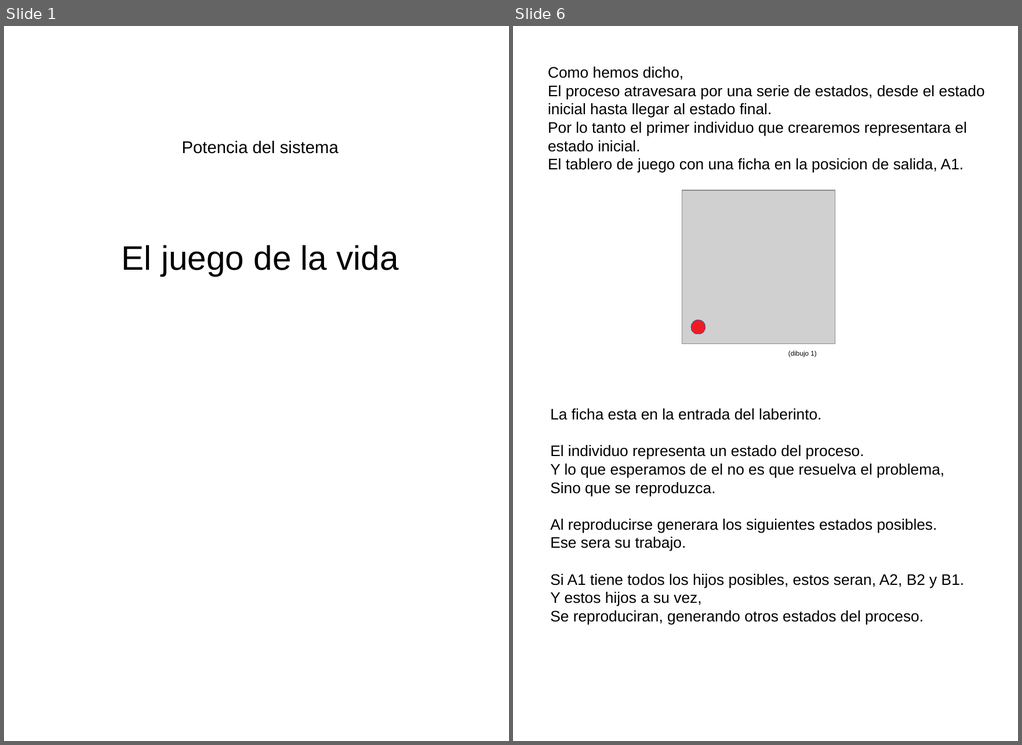
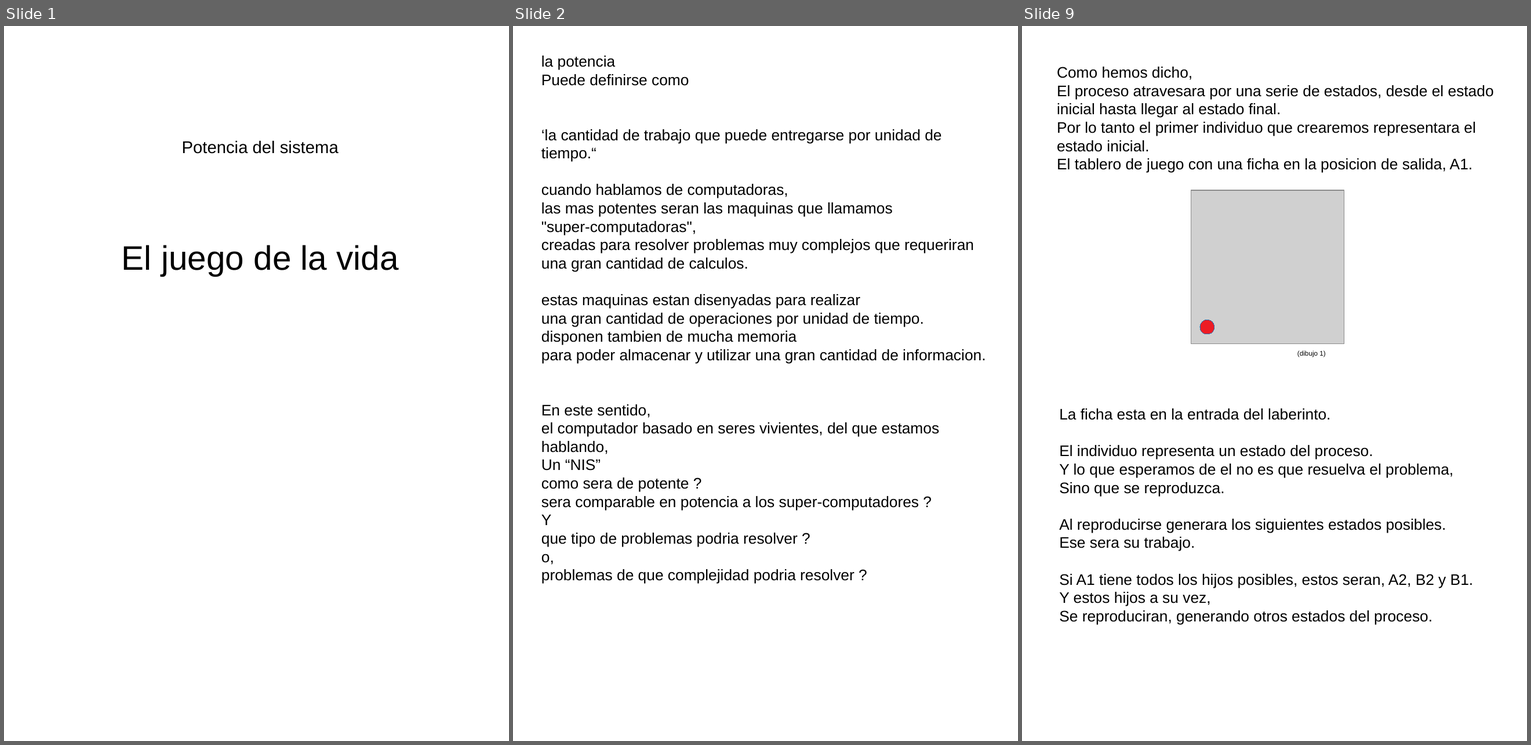
Before and after one commit to fabhrius/La-Cosa, a slide deck: capitulos/Potencia del sistema/Potencia del sistema.odp. Shown side by side, each under a label of ours: slides 1 and 6 before the commit, slides 1, 2 and 9 after it; the slides between them are not shown. The pictures are 1022x745 and 1531x745 pixels, drawn with LibreOffice and Linux fonts; fonts in the diff are those of the drawing; grey boxes stand for pictures. Boxes give left, top, right and bottom in pixels: in the first picture for what was removed or moved away, otherwise in the second. Text is boxed around its words. In the diff, an @@ line names an element or a change of style, - is before the commit and + after.

Commit message:
Potencia

```diff
--- a/capitulos/Potencia del sistema/Potencia del sistema.odp
+++ b/capitulos/Potencia del sistema/Potencia del sistema.odp
@@ slide 2 added at <box>513,26,1018,741</box>, background #FFFFFF @@
@@ text added at <box>541,56,986,547</box>, 18 pt, text #000000 @@
+la potencia
+Puede definirse como
+‘la cantidad de trabajo que puede entregarse por unidad de tiempo.“
+cuando hablamos de computadoras,
+las mas potentes seran las maquinas que llamamos
+"super-computadoras",
+creadas para resolver problemas muy complejos que requeriran una gran cantidad de calculos.
+estas maquinas estan disenyadas para realizar
+una gran cantidad de operaciones por unidad de tiempo.
+disponen tambien de mucha memoria
+para poder almacenar y utilizar una gran cantidad de informacion.
+En este sentido,
+el computador basado en seres vivientes, del que estamos hablando,
+Un “NIS”
+como sera de potente ?
+sera comparable en potencia a los super-computadores ?
+Y
+que tipo de problemas podria resolver ?
+o,
+problemas de que complejidad podria resolver ?
@@ what was slide 6 is now slide 9 @@
```
Also in this commit, not shown: 3 other slides added, 1 slide removed, 1 other file.
